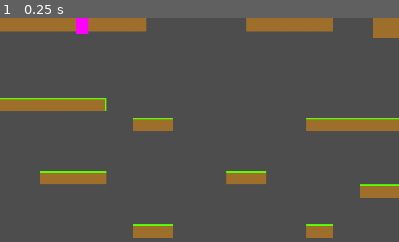
Above: before the commit, frame 1.
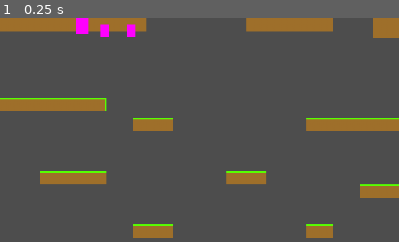
Above: after the commit, the same moment.

Repository: xwilson03/CometsCrown
Game: Godot game, scene res://world/root.tscn
Same seed, same stepped clock (60 frames per second), same inputs: the game is played once before the commit and once after it.
Inputs:
- Up to frame 1 (0.25 s): no input
The pictures show only the part of the screen within x 0-50%, y 0-50%; the shares and areas given below are measured in that part.

The runs differ from the first frame. In frame 1, 0.3% of the frame differs, in the area x 25-35%, y 2-9%.

Commit message:
adds screenwrapping to acolytes

Diff:
--- a/player/acolyte/Acolyte.gd
+++ b/player/acolyte/Acolyte.gd
@@ -11,11 +11,21 @@
 var gravity: float = ProjectSettings.get_setting("physics/2d/default_gravity")
 var alive: bool = true
 
+var clone: Node2D
+var clone_sprite: Sprite2D
+var show_clone: bool = false
+var viewport_size: Vector2
 
 func _ready():
 	player_config = get_parent()
 	spawn_position = global_position
+	viewport_size = get_viewport_rect().size
+
 	$Area2D.area_entered.connect(_on_attack_collision)
+
+	clone = $Clone
+	clone_sprite = clone.get_child(0)
+	clone.hide()
 
 	spawn()
 
@@ -44,6 +54,31 @@
 	# Apply velocities and collision
 	move_and_slide()
 
+	if (global_position.x < $Sprite2D.texture.get_width() / 2):
+		global_position = Vector2(global_position.x + viewport_size.x, global_position.y)
+	if (global_position.x > viewport_size.x - $Sprite2D.texture.get_width() / 2):
+		global_position = Vector2(global_position.x - viewport_size.x, global_position.y)
+	if (global_position.y < $Sprite2D.texture.get_height() / 2):
+		global_position = Vector2(global_position.x, global_position.y + viewport_size.y)
+	if (global_position.y > viewport_size.y - $Sprite2D.texture.get_height() / 2):
+		global_position = Vector2(global_position.x, global_position.y - viewport_size.y)
+
+	show_clone = false
+	if (global_position.x < clone_sprite.texture.get_width() / 2):
+		clone.global_position = Vector2(global_position.x + viewport_size.x, global_position.y)
+		show_clone = true
+	if (global_position.x > viewport_size.x - clone_sprite.texture.get_width() / 2):
+		clone.global_position = Vector2(global_position.x - viewport_size.x, global_position.y)
+		show_clone = true
+	if (global_position.y < clone_sprite.texture.get_height() / 2):
+		clone.global_position = Vector2(global_position.x, global_position.y + viewport_size.y)
+		show_clone = true
+	if (global_position.y > viewport_size.y - clone_sprite.texture.get_height() / 2):
+		clone.global_position = Vector2(global_position.x, global_position.y - viewport_size.y)
+		show_clone = true
+
+	clone.set_visible(show_clone)
+
 	# Face sprite towards movement direction
 	$Sprite2D.flip_h = (speed_x < 0)
 
--- a/player/acolyte/Acolyte.tscn
+++ b/player/acolyte/Acolyte.tscn
@@ -27,3 +27,15 @@
 
 [node name="CollisionShape2D" type="CollisionShape2D" parent="CharacterBody2D/Area2D"]
 shape = SubResource("CapsuleShape2D_u6oph")
+
+[node name="Clone" type="Node2D" parent="CharacterBody2D"]
+
+[node name="Sprite2D" type="Sprite2D" parent="CharacterBody2D/Clone"]
+texture = SubResource("PlaceholderTexture2D_1p5rr")
+
+[node name="Area2D" type="Area2D" parent="CharacterBody2D/Clone"]
+collision_layer = 4
+collision_mask = 4
+
+[node name="CollisionShape2D" type="CollisionShape2D" parent="CharacterBody2D/Clone/Area2D"]
+shape = SubResource("CapsuleShape2D_u6oph")
